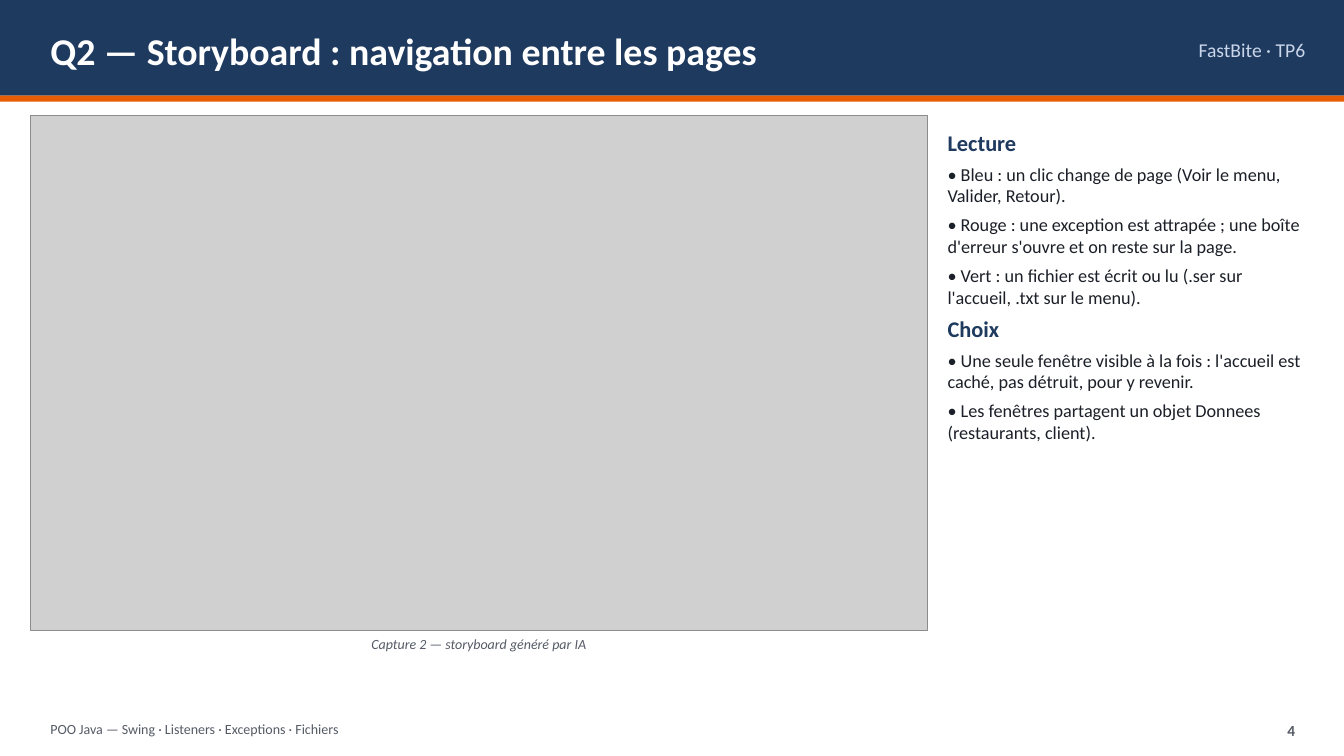
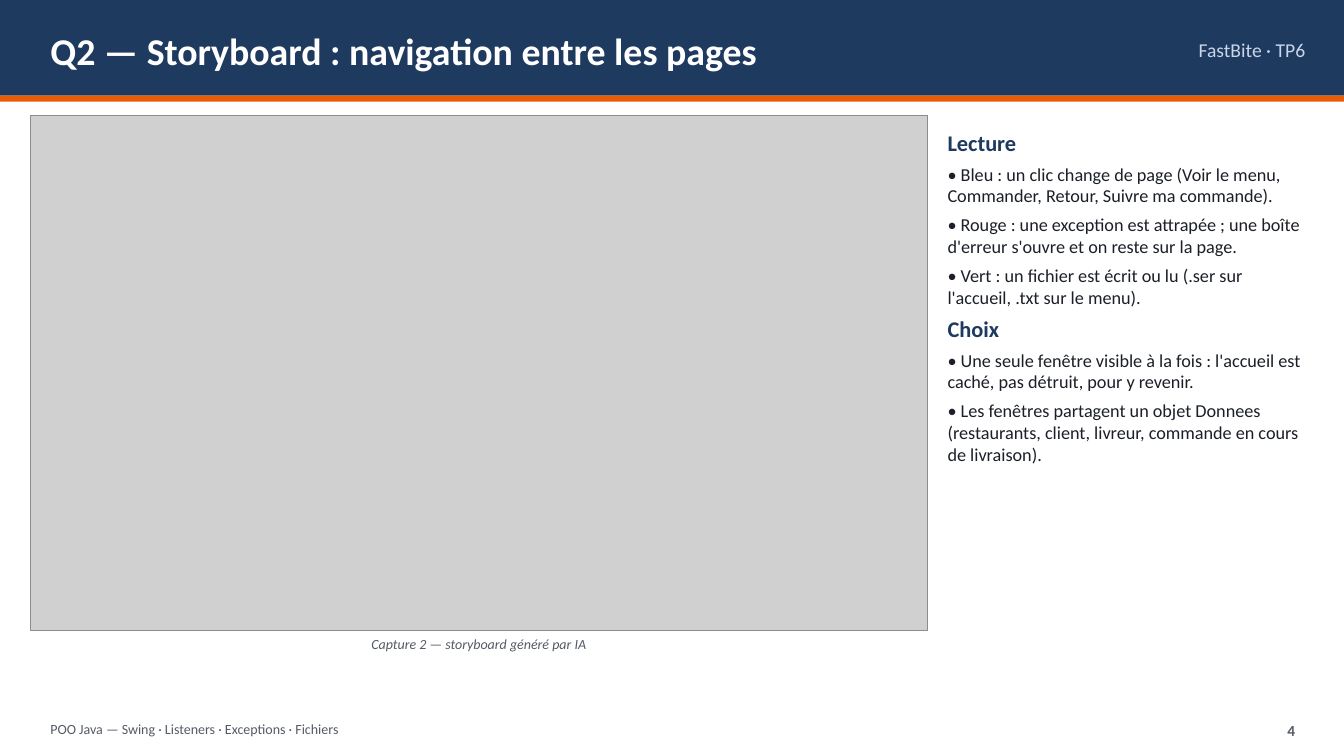
Before and after one commit to lazzrio/tp-info-poov-java, a slide deck: slide 4 of tp6/rendu_tp6/TP6_FastBite_NOM1_NOM2_NOM3.pptx. Drawn at 1344x756 pixels with LibreOffice and Linux fonts; fonts in the diff are those of the drawing; grey boxes stand for pictures. Boxes give left, top, right and bottom in pixels: in the first picture for what was removed or moved away, otherwise in the second. Text is boxed around its words. In the diff, an @@ line names an element or a change of style, - is before the commit and + after.

```diff
--- a/tp6/rendu_tp6/TP6_FastBite_NOM1_NOM2_NOM3.pptx
+++ b/tp6/rendu_tp6/TP6_FastBite_NOM1_NOM2_NOM3.pptx
@@ text at <box>948,168,1280,205</box>: text changed @@
-• Bleu : un clic change de page (Voir le menu, Valider, Retour).
+• Bleu : un clic change de page (Voir le menu, Commander, Retour, Suivre ma commande).
@@ text at <box>948,404,1298,464</box>: text changed @@
-• Les fenêtres partagent un objet Donnees (restaurants, client).
+• Les fenêtres partagent un objet Donnees (restaurants, client, livreur, commande en cours de livraison).
```
Also in this commit, not shown: 7 other slides changed, 40 other files.
